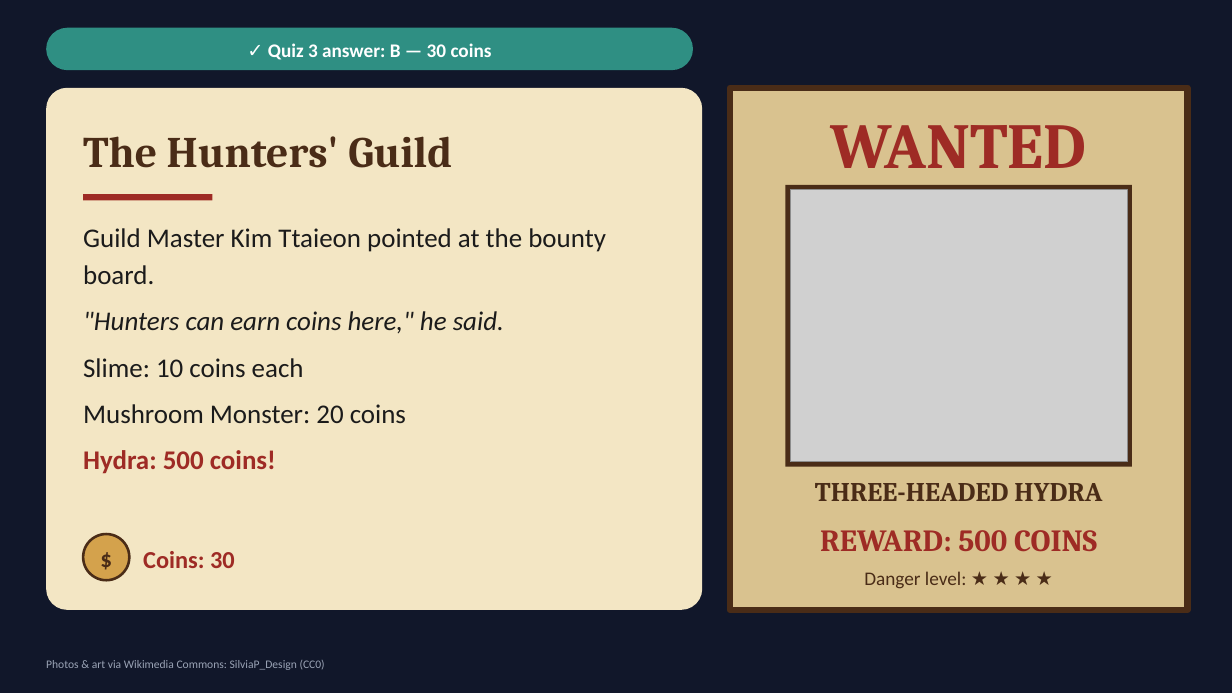
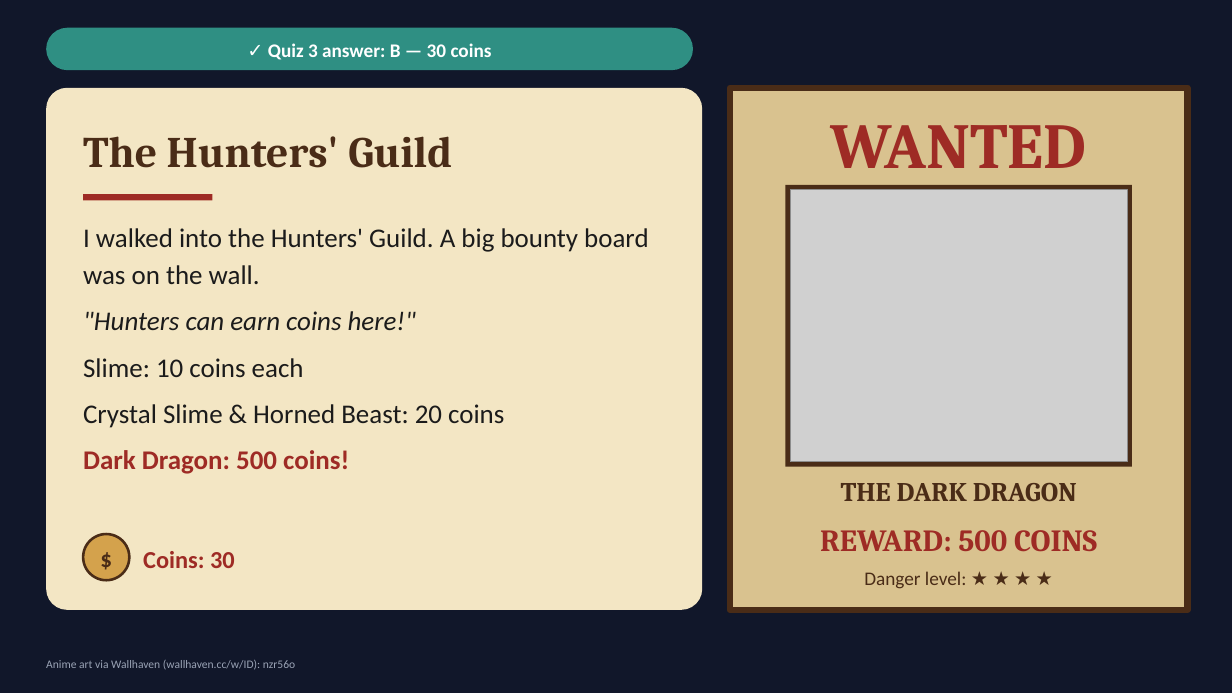
Before and after one commit to choivoo/-, a slide deck: slide 9 of Seonpig_Isekai_Adventure_Grade6_English_20slides.pptx. Drawn at 1232x693 pixels with LibreOffice and Linux fonts; fonts in the diff are those of the drawing; grey boxes stand for pictures. Boxes give left, top, right and bottom in pixels: in the first picture for what was removed or moved away, otherwise in the second. Text is boxed around its words. In the diff, an @@ line names an element or a change of style, - is before the commit and + after.

```diff
--- a/Seonpig_Isekai_Adventure_Grade6_English_20slides.pptx
+++ b/Seonpig_Isekai_Adventure_Grade6_English_20slides.pptx
@@ text at [83,228,648,330]: text changed @@
-Guild Master Kim Ttaieon pointed at the bounty board.
-"Hunters can earn coins here," he said.
+I walked into the Hunters' Guild. A big bounty board was on the wall.
+"Hunters can earn coins here!"
@@ text at [83,404,504,474]: text changed @@
-Mushroom Monster: 20 coins
-Hydra: 500 coins!
+Crystal Slime & Horned Beast: 20 coins
+Dark Dragon: 500 coins!
@@ text at [841,483,1077,501]: text changed @@
-THREE-HEADED HYDRA
+THE DARK DRAGON
@@ text at [46,660,295,670]: text changed @@
-Photos & art via Wikimedia Commons: SilviaP_Design (CC0)
+Anime art via Wallhaven (wallhaven.cc/w/ID): nzr56o
```
Also in this commit, not shown: 19 other slides changed.
